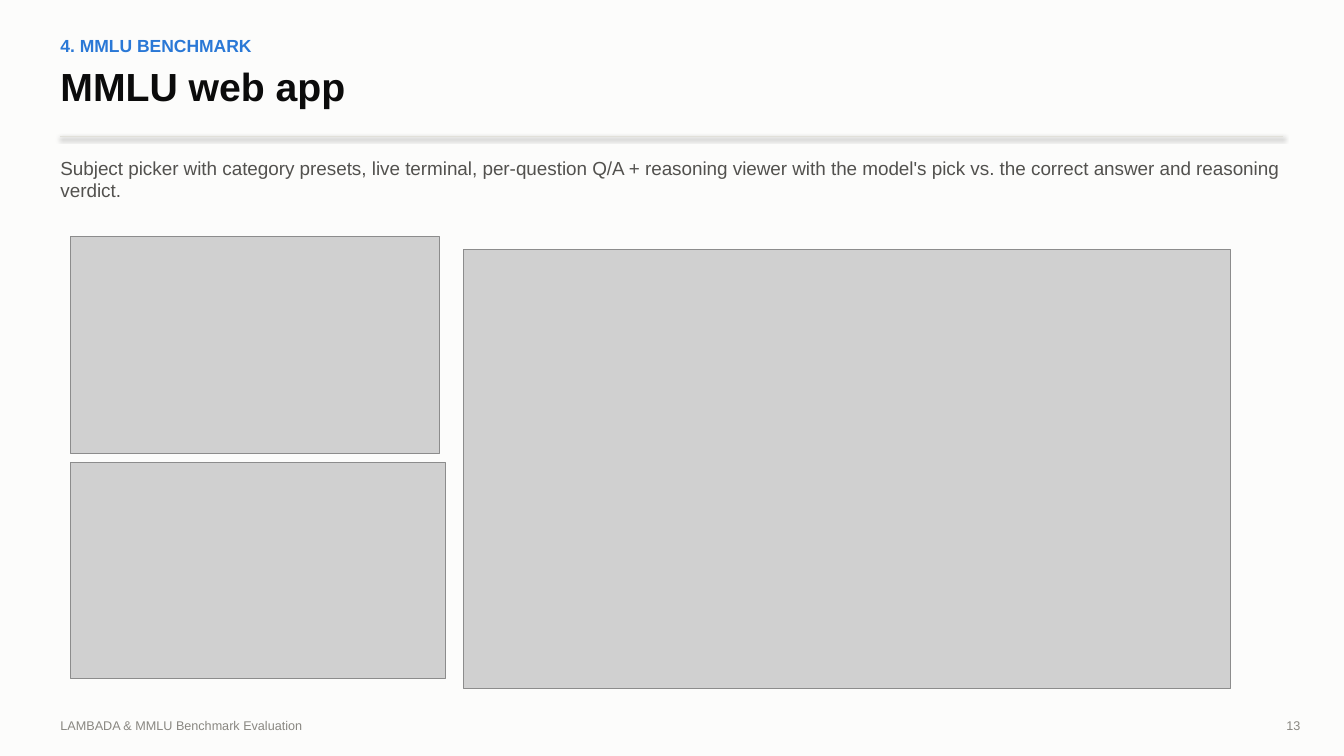
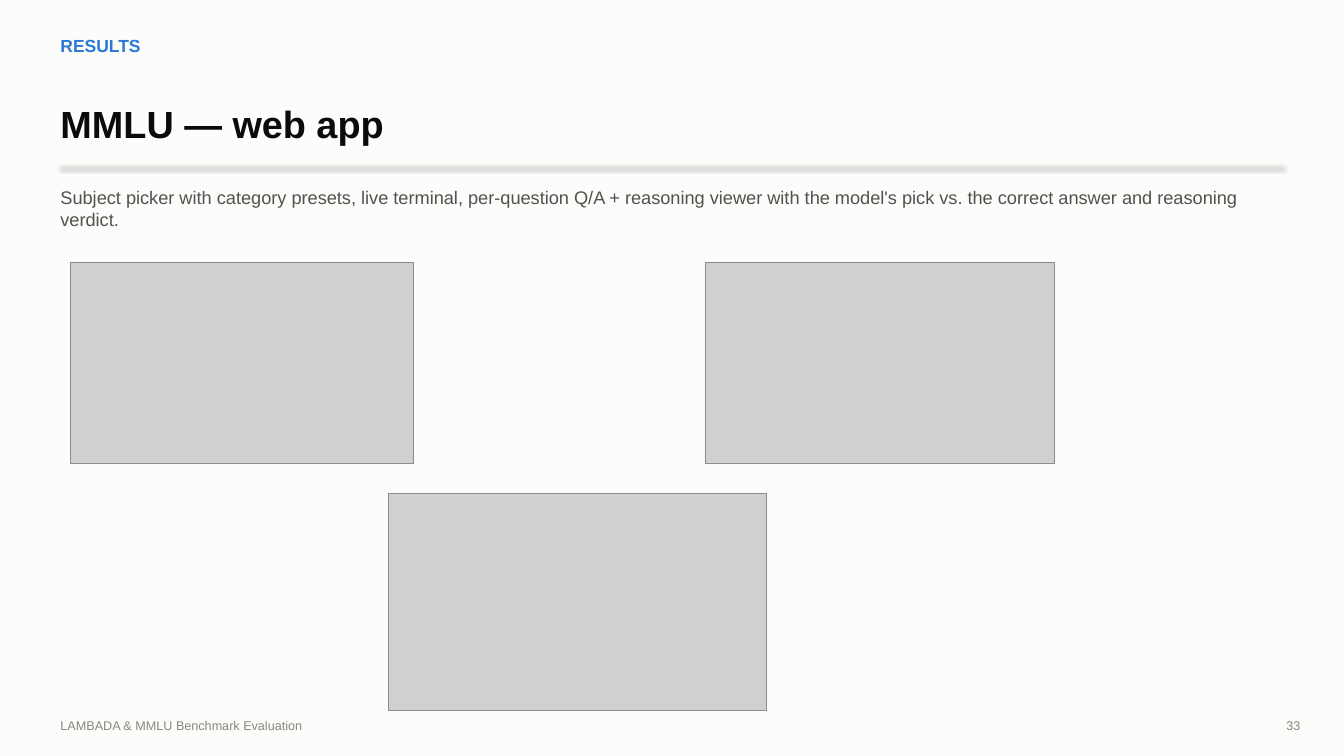
Before and after one commit to ronvoy/gen-ai, a slide deck: slide 33 of report.pptx (slide 13 before the commit). Drawn at 1344x756 pixels with LibreOffice and Linux fonts; fonts in the diff are those of the drawing; grey boxes stand for pictures. Boxes give left, top, right and bottom in pixels: in the first picture for what was removed or moved away, otherwise in the second. Text is boxed around its words. In the diff, an @@ line names an element or a change of style, - is before the commit and + after.

```diff
--- a/report.pptx
+++ b/report.pptx
@@ text at <box>60,39,140,52</box>: text changed @@
-4. MMLU BENCHMARK
+RESULTS
@@ text at <box>60,110,383,145</box>: text changed; size 28 to 27 pt @@
-MMLU web app
+MMLU — web app
@@ line moved from (60, 136) - (1284, 136) to (60, 166) - (1284, 166) @@
@@ text "Subject picker with category presets, ...": place and size @@
-text "Subject picker with category presets, ..." at <box>60,161,1279,197</box>
+text "Subject picker with category presets, ..." at <box>60,191,1237,226</box>
@@ text "Subject picker with category presets, ..." at <box>60,191,1237,226</box>: size 13.5 to 13 pt @@
@@ picture: place and size @@
-picture at <box>71,237,440,454</box>
+picture at <box>71,262,414,464</box>
@@ picture: place and size @@
-picture at <box>71,462,446,679</box>
+picture at <box>706,262,1055,464</box>
@@ picture: place and size @@
-picture at <box>464,249,1231,689</box>
+picture at <box>388,494,766,711</box>
@@ text at <box>1286,721,1300,730</box>: text changed @@
-13
+33
```
Also in this commit, not shown: 9 other slides changed, 28 slides added, 6 slides removed, 3 other files.
